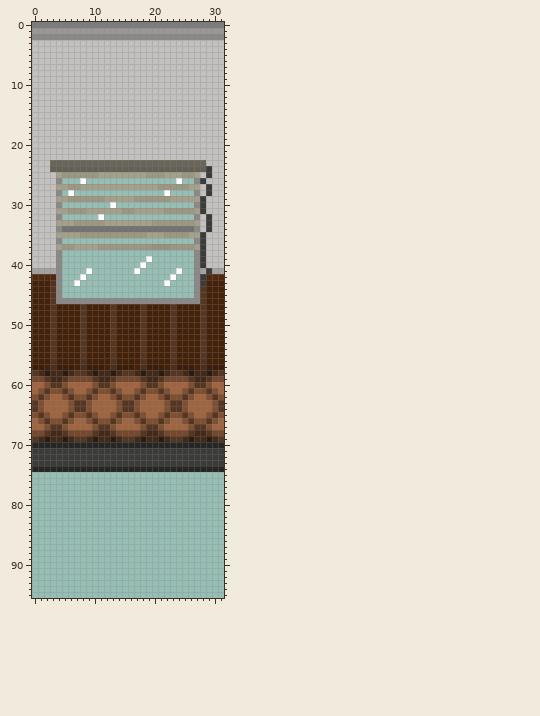
Sprite sheet -- Scenes/Station/Environment/WindowWall_Blinds_Tile.png. The picture above was drawn from the file before the commit.
The file is 32x96 pixels. Colours within 5 levels of each other are drawn and written as one.
New version:
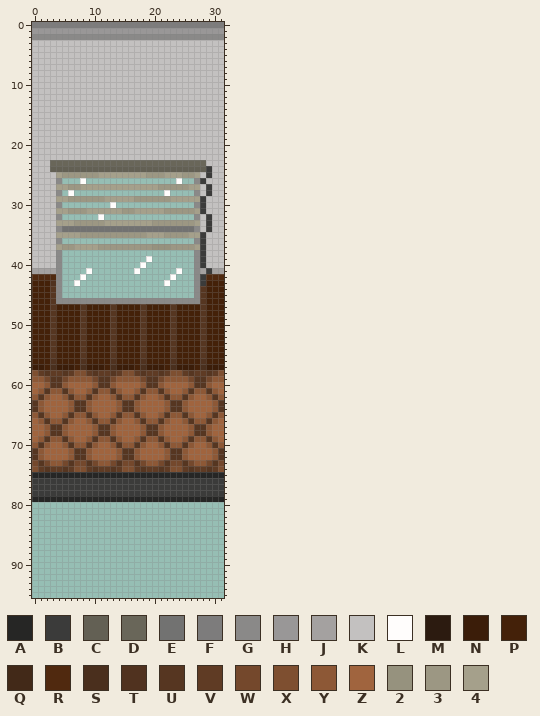
Palette (. is transparent): A #262625  B #3b3b3a  C #636054  D #696659  E #727271  F #7d7c7c  G #8a8988  H #999797  J #a4a1a0  K #c3c1c0  L #fffdfc  M #2c1b10  N #3b1d09  P #442109  Q #422918  R #50290f  S #4a2f1d  T #50321f  U #563621  V #5f3b24  W #74482c  X #7e4f30  Y #8d5836  Z #a0643e  2 #96927e  3 #9c9783  4 #a5a08b
The edit:
@@ x 0..31 @@
 57 NNPSNNNPSNNNPSNNNPSNNNPSNNNPSNNN
-58 UQMQQMQUUQMQQMQUUQMQQMQUUQMQQMQU
-59 WWUQQUWWWWUQQUWWWWUQQUWWWWUQQUWW
-60 ZZXUUXZZZZXUUXZZZZXUUXZZZZXUUXZZ
-61 ZXUXXUXZZXUXXUXZZXUXXUXZZXUXXUXZ
-62 XUXZZXUXXUXZZXUXXUXZZXUXXUXZZXUX
-63 UXZZZZXUUXZZZZXUUXZZZZXUUXZZZZXU
-64 UXZZZZXUUXZZZZXUUXZZZZXUUXZZZZXU
-65 XUXZZXUXXUXZZXUXXUXZZXUXXUXZZXUX
-66 ZXUXXUXZZXUXXUXZZXUXXUXZZXUXXUXZ
-67 ZZXUUXZZZZXUUXZZZZXUUXZZZZXUUXZZ
-68 WWUQQUWWWWUQQUWWWWUQQUWWWWUQQUWW
-69 UQMQQMQUUQMQQMQUUQMQQMQUUQMQQMQU
-70 AAAAAAAAAAAAAAAAAAAAAAAAAAAAAAAA
-71 BBBBBBBBBBBBBBBBBBBBBBBBBBBBBBBB
-72 BBBBBBBBBBBBBBBBBBBBBBBBBBBBBBBB
-73 BBBBBBBBBBBBBBBBBBBBBBBBBBBBBBBB
-74 AAAAAAAAAAAAAAAAAAAAAAAAAAAAAAAA
-75 ................................
-76 ................................
-77 ................................
-78 ................................
-79 ................................
+58 XVUVVUVXXVUVVUVXXVUVVUVXXVUVVUVX
+59 YYWUUWYYYYWUUWYYYYWUUWYYYYWUUWYY
+60 ZZYUUYZZZZYUUYZZZZYUUYZZZZYUUYZZ
+61 ZYUYYUYZZYUYYUYZZYUYYUYZZYUYYUYZ
+62 YUYZZYUYYUYZZYUYYUYZZYUYYUYZZYUY
+63 UYZZZZYUUYZZZZYUUYZZZZYUUYZZZZYU
+64 UYZZZZYUUYZZZZYUUYZZZZYUUYZZZZYU
+65 YUYZZYUYYUYZZYUYYUYZZYUYYUYZZYUY
+66 ZYUYYUYZZYUYYUYZZYUYYUYZZYUYYUYZ
+67 ZZYUUYZZZZYUUYZZZZYUUYZZZZYUUYZZ
+68 ZZYUUYZZZZYUUYZZZZYUUYZZZZYUUYZZ
+69 ZYUYYUYZZYUYYUYZZYUYYUYZZYUYYUYZ
+70 YUYZZYUYYUYZZYUYYUYZZYUYYUYZZYUY
+71 UYZZZZYUUYZZZZYUUYZZZZYUUYZZZZYU
+72 UYZZZZYUUYZZZZYUUYZZZZYUUYZZZZYU
+73 WUWYYWUWWUWYYWUWWUWYYWUWWUWYYWUW
+74 XVUVVUVXXVUVVUVXXVUVVUVXXVUVVUVX
+75 AAAAAAAAAAAAAAAAAAAAAAAAAAAAAAAA
+76 BBBBBBBBBBBBBBBBBBBBBBBBBBBBBBBB
+77 BBBBBBBBBBBBBBBBBBBBBBBBBBBBBBBB
+78 BBBBBBBBBBBBBBBBBBBBBBBBBBBBBBBB
+79 AAAAAAAAAAAAAAAAAAAAAAAAAAAAAAAA
 80 ................................
Where, in picture pixels (left, top, right, bottom), the same in both pictures:
changed: (32, 370, 224, 502)
